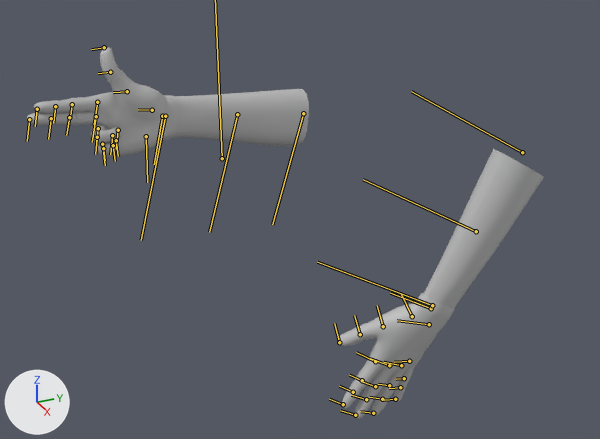
One commit to the FBX model Art Share/TeensySummer/images/PLAYER/ANIM_player_idle.fbx: the scene before it, then after it.
Camera for both pictures: a 50 mm lens placed at (0.987, -0.331, 0.384), pointed at (-0.024, 0.124, -0.122). Every picture has the same lights, and +X, +Y and +Z are marked at lower left. Both versions are drawn at frame 32 of the action 'Take 001'; the numbers are the values there. The bones that bend it are drawn over the model as lines.

Names of what the first picture shows: 'MESH_player'.
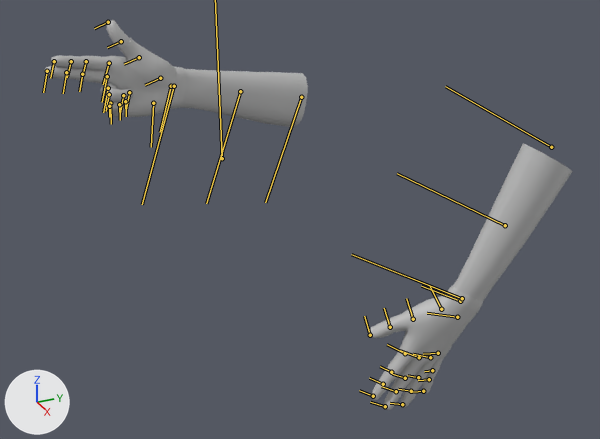
What differs and where, as boxes [x1, y1, x2, y2] in the pictures (600 x 439 px):
'MESH_player', posed: before [27, 47, 544, 419]; after [44, 20, 573, 410]
bone 'l_armLower_skin', root to tip: before (522, 152) to (411, 91); after (551, 147) to (445, 86)
bone 'r_armLower_skin', root to tip: before (303, 113) to (272, 224); after (301, 97) to (265, 202)
bone 'r_hand_skin', root to tip: before (162, 116) to (154, 164); after (171, 86) to (160, 132)
bone 'r_fingerThumb0_skin', root to tip: before (152, 110) to (138, 109); after (160, 78) to (145, 85)
bone 'r_fingerThumb1_skin', root to tip: before (127, 91) to (113, 92); after (139, 57) to (124, 64)
bone 'r_fingerThumb2_skin', root to tip: before (110, 72) to (98, 73); after (121, 41) to (107, 47)
bone 'r_fingerIndex0_skin', root to tip: before (97, 102) to (94, 124); after (109, 63) to (103, 84)
bone 'r_fingerMiddle0_skin', root to tip: before (96, 116) to (92, 142); after (107, 76) to (102, 102)
bone 'r_fingerRing0_skin', root to tip: before (98, 128) to (95, 154); after (108, 88) to (103, 112)
bone 'r_fingerRing1_skin', root to tip: before (97, 137) to (95, 154); after (109, 94) to (106, 111)
bone 'r_fingerPinky2_skin', root to tip: before (113, 145) to (115, 161); after (119, 104) to (120, 120)

The edits, one by one:
Bone 'l_armLower_skin' (bone_l_armlower_skin) moves from (-18.43, 0.35, 0.0) to (-23.18, 0.35, 0.0).
Bone 'r_armLower_skin' (bone_r_armlower_skin) moves from (0.0, 0.0, 0.0) to (3.69, 0.0, 8.17).
Bone 'r_armLower_skin' (bone_r_armlower_skin) turns from (10, -10, 11) to (10, -10, 15) degrees about its own x, y and z.
Bone 'r_hand_skin' (bone_r_hand_skin) turns from (0, 0, -1) to (0, 6, -1) degrees about its own x, y and z.
Bone 'r_fingerThumb0_skin' (bone_r_fingerthumb0_skin) turns from (-1, -2, -28) to (-17, -2, -28) degrees about its own x, y and z.
Bone 'r_fingerThumb1_skin' (bone_r_fingerthumb1_skin) turns from (0, 22, 0) to (0, 5, 0) degrees about its own x, y and z.
Bone 'r_fingerThumb2_skin' (bone_r_fingerthumb2_skin) turns from (0, 35, 0) to (0, 24, 0) degrees about its own x, y and z.
Bone 'r_fingerIndex0_skin' (bone_r_fingerindex0_skin) turns from (0, 0, -6) to (0, -6, -3) degrees about its own x, y and z.
Bone 'r_fingerMiddle0_skin' (bone_r_fingermiddle0_skin) turns from (0, -2, 0) to (-8, -9, 2) degrees about its own x, y and z.
Bone 'r_fingerRing0_skin' (bone_r_fingerring0_skin) turns from (-1, -62, 6) to (-2, -72, 6) degrees about its own x, y and z.
Bone 'r_fingerRing1_skin' (bone_r_fingerring1_skin) turns from (0, -127, 0) to (0, -120, 0) degrees about its own x, y and z.
Bone 'r_fingerPinky2_skin' (bone_r_fingerpinky2_skin) turns from (0, -35, 0) to (0, -32, 0) degrees about its own x, y and z.
